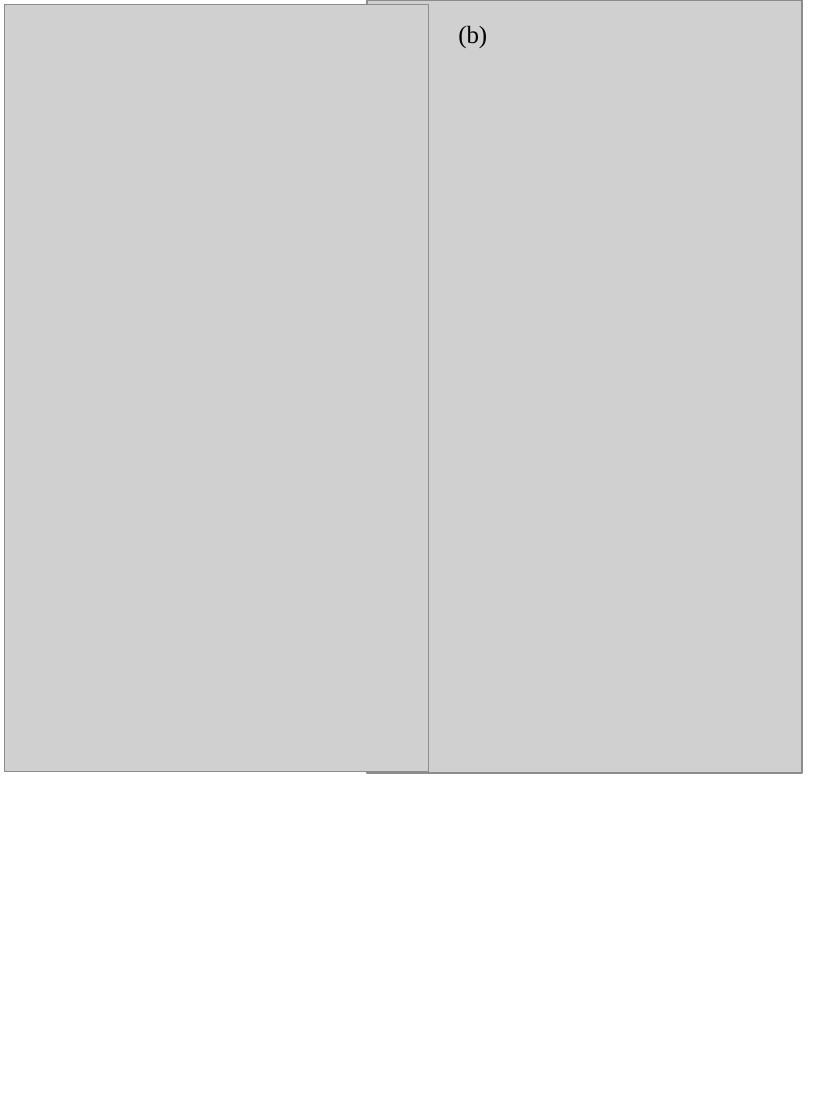
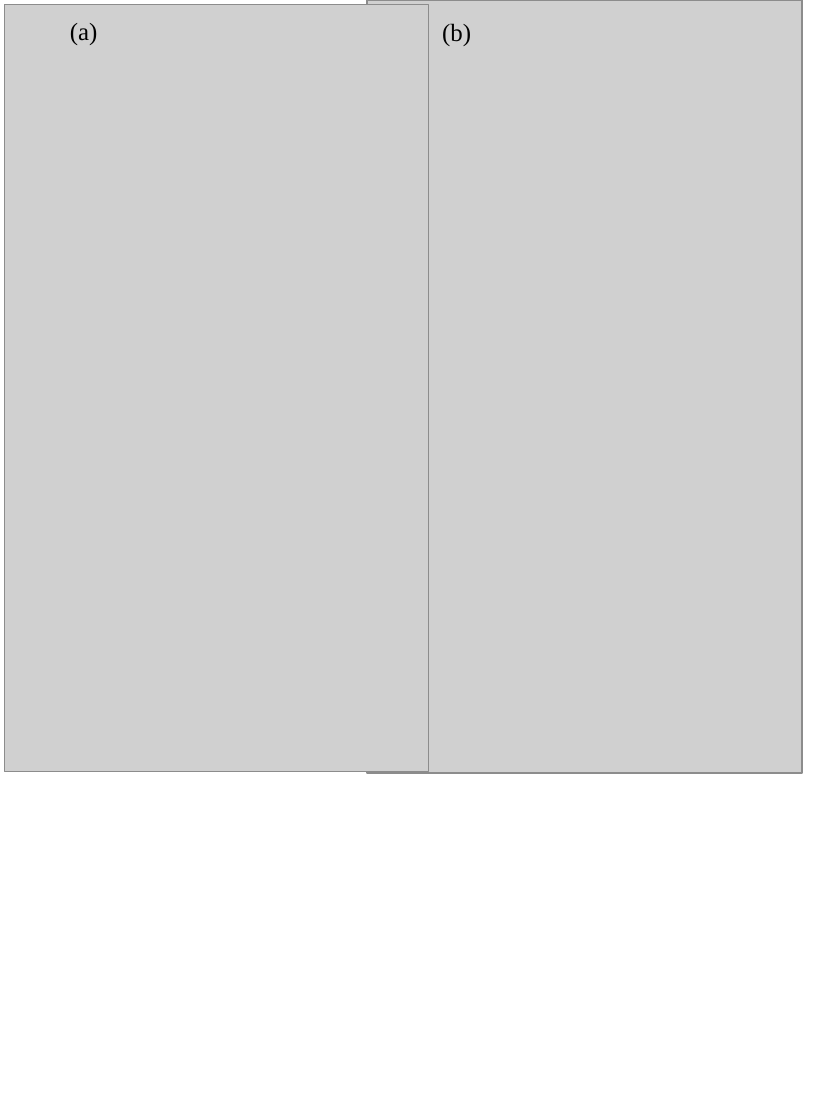
Before and after one commit to audreyazura/PhDThesis, a slide deck: slide 1 of 03-h-Mn/Articles/hmnres(janvier2017)/Figure5.pptx. Drawn at 840x1120 pixels with LibreOffice and Linux fonts; fonts in the diff are those of the drawing; grey boxes stand for pictures. Boxes give left, top, right and bottom in pixels: in the first picture for what was removed or moved away, otherwise in the second. Text is boxed around its words. In the diff, an @@ line names an element or a change of style, - is before the commit and + after.

```diff
--- a/03-h-Mn/Articles/hmnres(janvier2017)/Figure5.pptx
+++ b/03-h-Mn/Articles/hmnres(janvier2017)/Figure5.pptx
@@ text added at (70, 23, 98, 45), 16 pt, text #000000 @@
+(a)
@@ text "(b)": place and size @@
-text "(b)" at (458, 25, 487, 48)
+text "(b)" at (442, 23, 471, 46)
```
Also in this commit, not shown: 47 other files.
